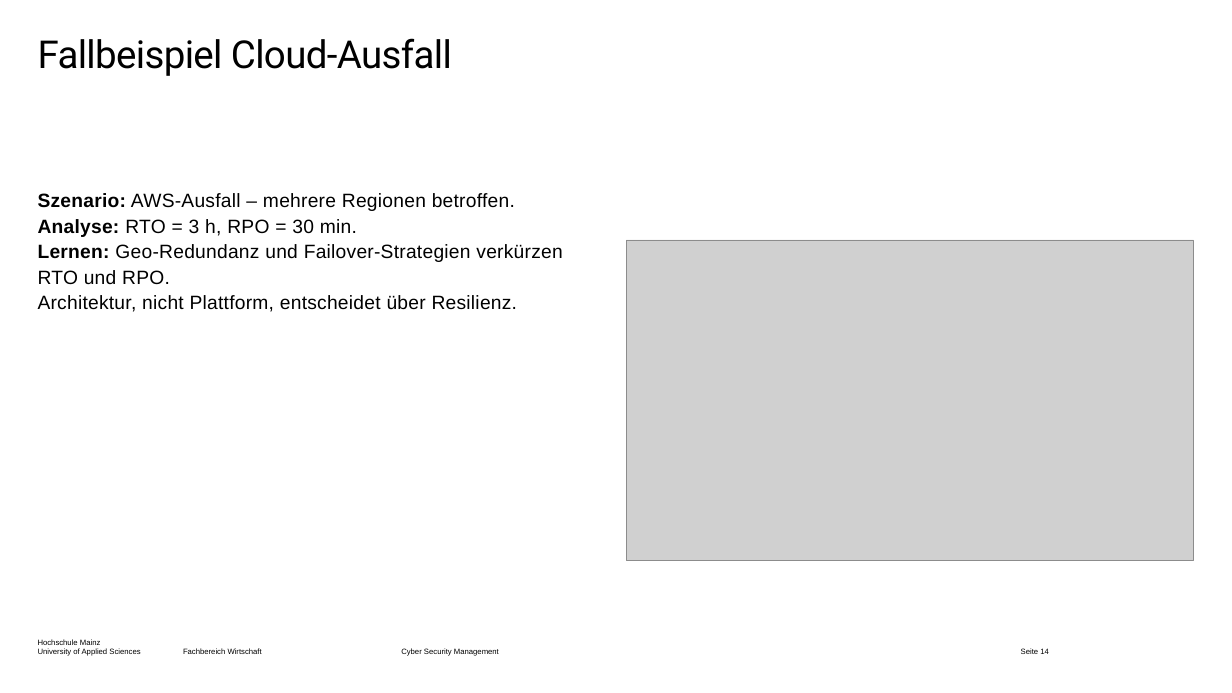
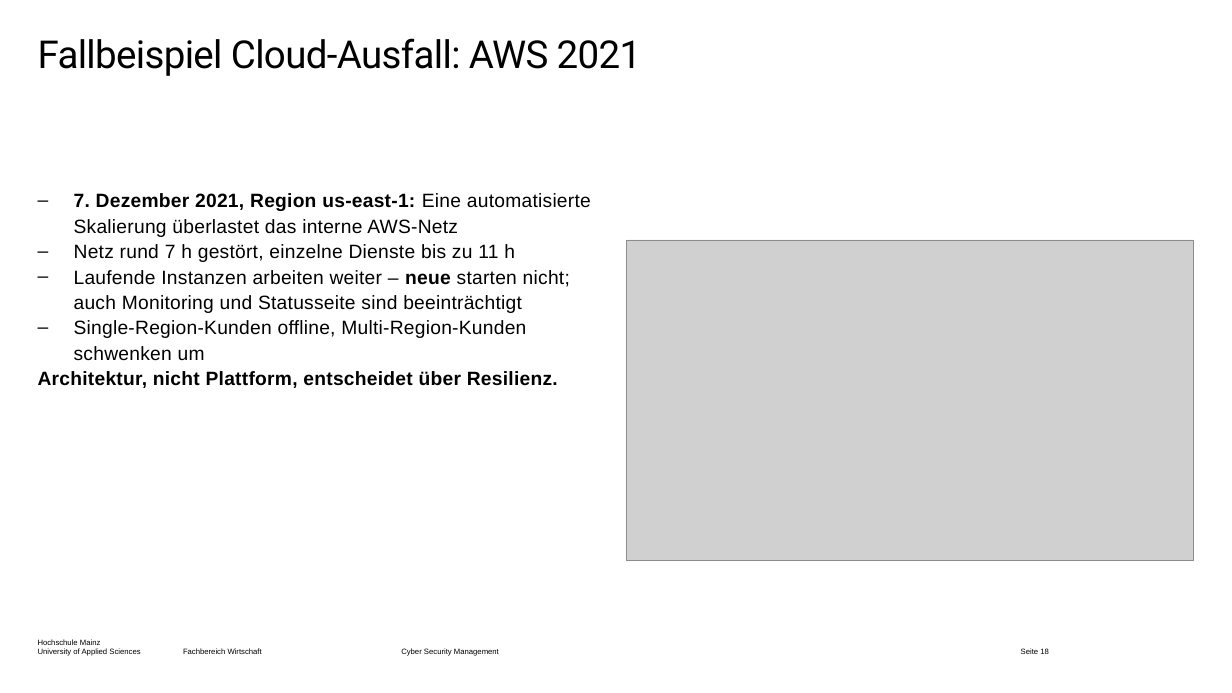
Before and after one commit to dlo-delphi/csm-cyber_resilienz-quarto, a slide deck: slide 18 of Präsentationen/Termin-02/_powerpoint/main.pptx (slide 14 before the commit). Drawn at 1232x693 pixels with LibreOffice and Linux fonts; fonts in the diff are those of the drawing; grey boxes stand for pictures; background and template pictures are left out. Boxes give left, top, right and bottom in pixels: in the first picture for what was removed or moved away, otherwise in the second. Text is boxed around its words. In the diff, an @@ line names an element or a change of style, - is before the commit and + after.

```diff
--- a/Präsentationen/Termin-02/_powerpoint/main.pptx
+++ b/Präsentationen/Termin-02/_powerpoint/main.pptx
@@ title at [38, 38, 642, 76]: text changed @@
-Fallbeispiel Cloud-Ausfall
+Fallbeispiel Cloud-Ausfall: AWS 2021
@@ text at [74, 193, 591, 361]: text changed @@
-Szenario: AWS-Ausfall – mehrere Regionen betroffen.
-Analyse: RTO = 3 h, RPO = 30 min.
-Lernen: Geo-Redundanz und Failover-Strategien verkürzen RTO und RPO.
+– 7. Dezember 2021, Region us-east-1: Eine automatisierte Skalierung überlastet das interne AWS-Netz
+– Netz rund 7 h gestört, einzelne Dienste bis zu 11 h
+– Laufende Instanzen arbeiten weiter – neue starten nicht; auch Monitoring und Statusseite sind beeinträchtigt
+– Single-Region-Kunden offline, Multi-Region-Kunden schwenken um
@@ text at [38, 371, 558, 388]: bold on in "Architektur, nicht Plattform, entscheidet über Resilienz." @@
@@ page number at [1021, 648, 1049, 654]: text changed @@
-Seite 14
+Seite 18
```
Also in this commit, not shown: 14 other slides changed, 5 slides added, 1 slide removed, 57 other files.
